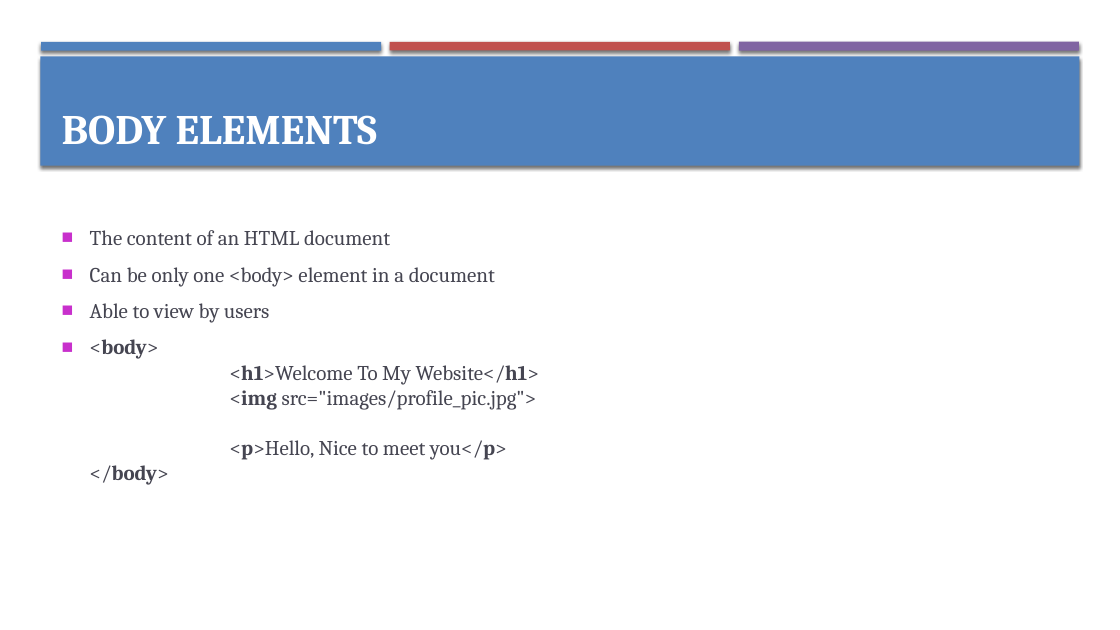
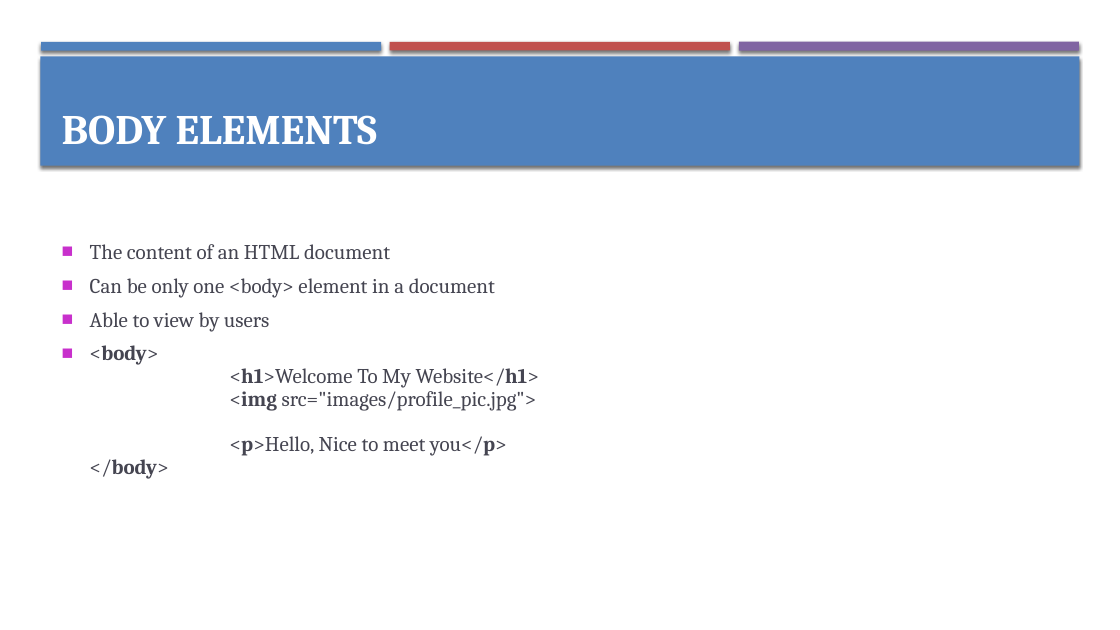
Before and after one commit to sunwaytechclub/2018-WebLaunch, a slide deck: slide 11 of slides.pptx (slide 10 before the commit). Drawn at 1120x630 pixels with LibreOffice and Linux fonts; fonts in the diff are those of the drawing. Boxes give left, top, right and bottom in pixels: in the first picture for what was removed or moved away, otherwise in the second. Text is boxed around its words. In the diff, an @@ line names an element or a change of style, - is before the commit and + after.

```diff
--- a/slides.pptx
+++ b/slides.pptx
@@ text "The content of an HTML ..." at <box>90,244,539,456</box>: line spacing 1 to 0.9 @@
```
Also in this commit, not shown: 14 other slides changed, 1 slide added, 1 other file.
